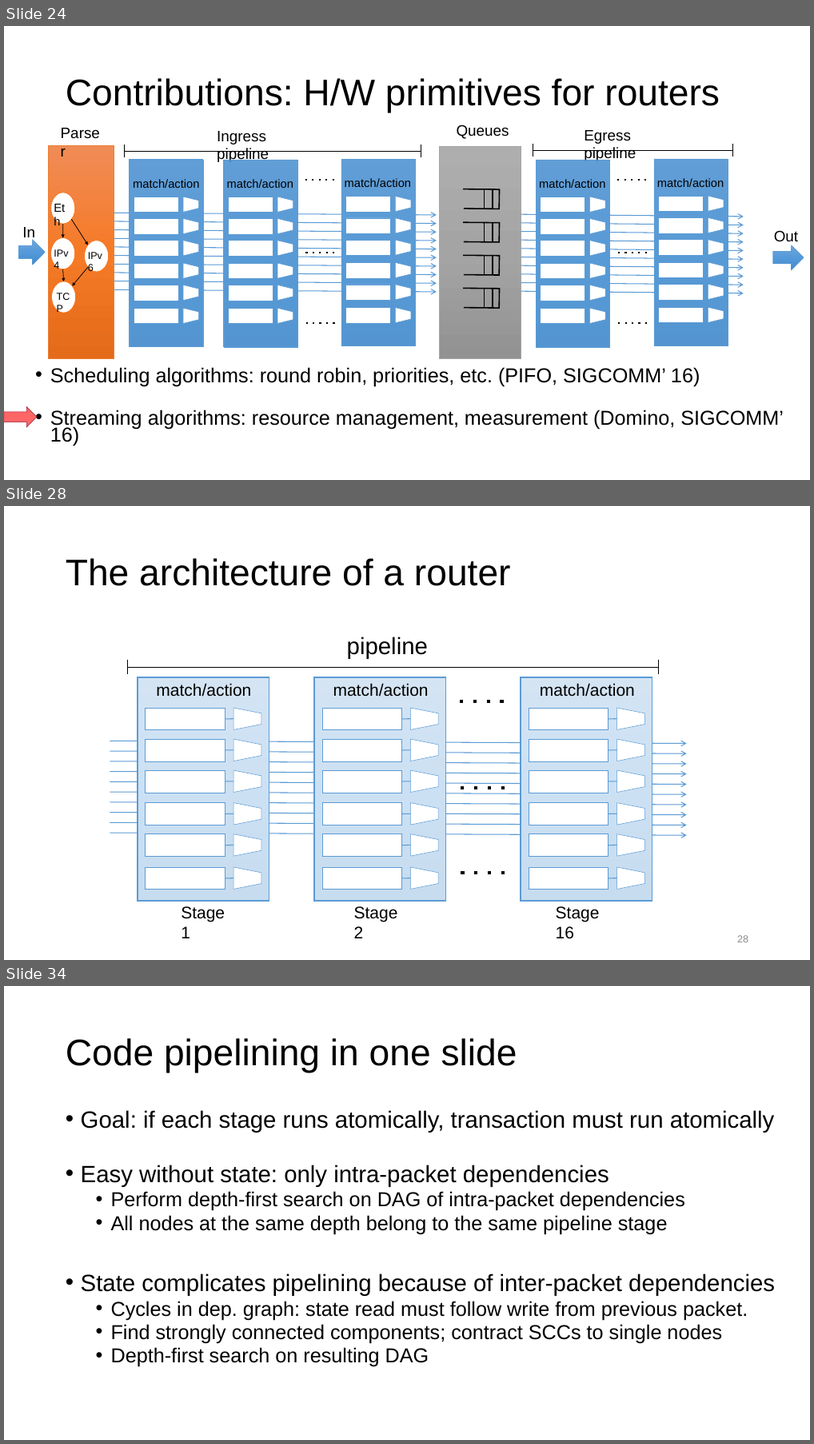
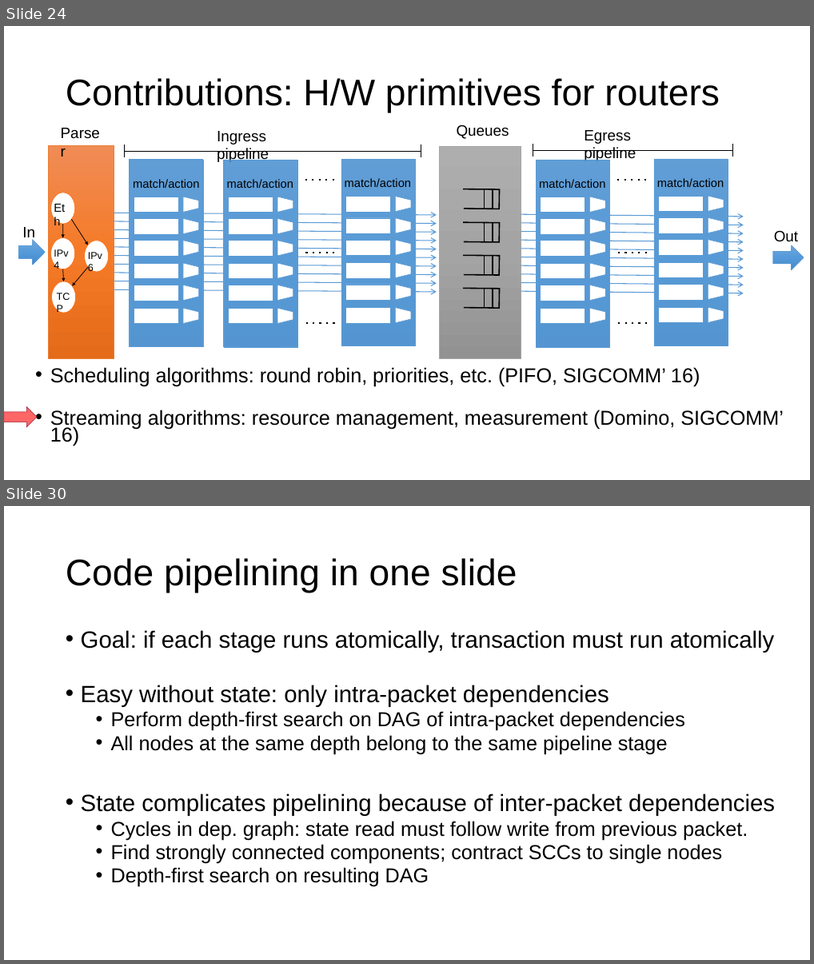
Before and after one commit to anirudhSK/pifo-domino-marple-ppts, a slide deck: combined_domino_pifo.pptx. Shown one above the other, each under a label of ours: slides 24, 28 and 34 before the commit, slides 24 and 30 after it; the slides between them are not shown. The pictures are 814x1444 and 814x964 pixels, drawn with LibreOffice and Linux fonts; fonts in the diff are those of the drawing. Boxes give left, top, right and bottom in pixels: in the first picture for what was removed or moved away, otherwise in the second. Text is boxed around its words. In the diff, an @@ line names an element or a change of style, - is before the commit and + after.

```diff
--- a/combined_domino_pifo.pptx
+++ b/combined_domino_pifo.pptx
@@ slide 28 removed at (4, 506, 810, 960), background #FFFFFF @@
@@ title removed at (66, 558, 511, 586) @@
-The architecture of a router
@@ group removed at (110, 636, 687, 939): 28 lines, 24 rectangles, 18 trapezoids, 10 arrows, 7 texts @@
-pipeline
-match/action
-Stage 1
-match/action
-Stage 2
-match/action
-Stage 16
@@ page number removed at (738, 935, 749, 942) @@
-28
@@ what was slide 34 is now slide 30 @@
```
Also in this commit, not shown: 2 slides changed, 3 slides added, 6 other slides removed.
